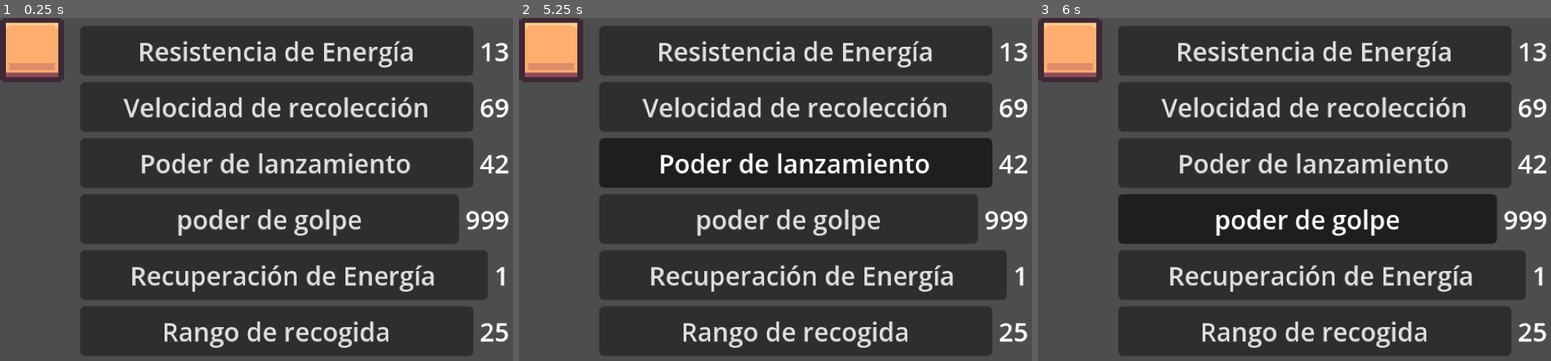
Above: before the commit, frames 1-3 (left to right).
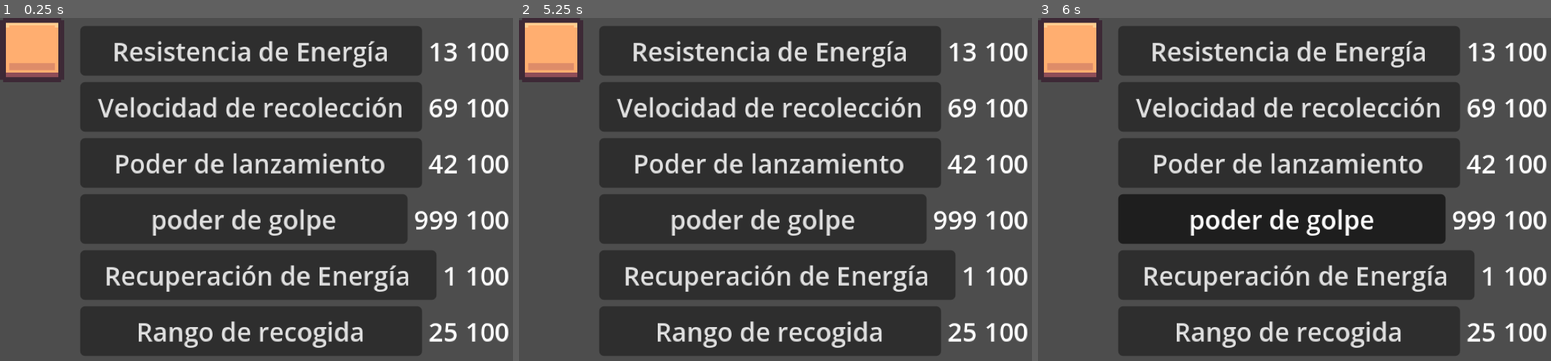
Above: after the commit, the same moments.

Repository: Alexoga9/Basura-Recolector
Game: Godot game, scene res://UI/Tienda/tienda_ui.tscn
The game is run twice, just before and just after one commit, with the same random seed, the same clock (stepped at 60 frames per second) and the same inputs. This scene is started directly instead of the project's main scene.
Inputs (mouse positions are in pixels of both pictures, inside the frame that each line leads up to):
- Up to frame 1 (0.25 s): no input
- Up to frame 2 (5.25 s): click "Resistencia de Energía" at 0.5 s; click "Velocidad de recolección" at 1.25 s; click "Poder de lanzamiento" at 2 s; click "poder de golpe" at 2.75 s; click "Recuperación de Energía" at 3.5 s; click "Rango de recogida" at 4.25 s; tap Enter at 5 s; move the mouse to (944, 172) at 5.02 s; hold D (derecha) from 5.03 s (still down); tap E (Recoger) at 5.1 s; click (944, 172) at 5.17 s
- Up to frame 3 (6 s): tap Space at 5.27, 5.75 s; release D (derecha) at 5.75 s; drag from (1217, 206) to (1304, 261) at 5.77 s

The runs differ from the first frame. In frame 1, 20% of the frame differs, in the area x 18-100%, y 2-99%; in frame 2, 21%; in frame 3, 20%.

Commit message:
Panel de tienda
Pues, me di cuenta que lo que habia hecho para la tienda en si no seria suficiente, asi que me puse a trabajar en como lo he hecho antes, completo, modular y sexy

Diff:
--- /dev/null
+++ b/Recursos/DatosHabilidades.gd
@@ -0,0 +1,7 @@
+class_name DatosHabilidades extends Resource
+
+@export var nombre: String
+@export_multiline("asda") var descripcion: String
+
+@export var precio: int
+@export var imagen: Texture2D
--- /dev/null
+++ b/UI/Tienda/mejoras de habilidades/mejora_resistencia.tres
@@ -0,0 +1,12 @@
+[gd_resource type="Resource" script_class="DatosHabilidades" format=3 uid="uid://dklrgm0gwnvn1"]
+
+[ext_resource type="Script" uid="uid://dxsan7lcfsr3y" path="res://Recursos/DatosHabilidades.gd" id="1_7673l"]
+[ext_resource type="Texture2D" uid="uid://e7kokadv3aib" path="res://Assets/icon.svg" id="1_cxbg5"]
+
+[resource]
+script = ExtResource("1_7673l")
+nombre = "Wanabi"
+descripcion = "Sircecosa xd"
+precio = 25
+imagen = ExtResource("1_cxbg5")
+metadata/_custom_type_script = "uid://dxsan7lcfsr3y"
--- /dev/null
+++ b/UI/Tienda/panel_tienda.gd
@@ -0,0 +1,29 @@
+extends Panel
+
+@onready var imagen = %imagen
+@onready var nombre = %nombre
+@onready var linea = %linea
+@onready var descripcion = %descripcion
+@onready var nivel = %nivel
+@onready var barra = %barra
+@onready var boton = %boton
+@onready var precio = %precio
+
+@export var mejora: DatosHabilidades
+
+
+# Called when the node enters the scene tree for the first time.
+func _ready():
+	settear_valores()
+
+
+# Called every frame. 'delta' is the elapsed time since the previous frame.
+func _process(delta):
+	pass
+
+
+func settear_valores():
+	imagen.texture = mejora.imagen
+	nombre.text = mejora.nombre
+	descripcion.text = mejora.descripcion
+	precio.text = str(mejora.precio)
--- /dev/null
+++ b/UI/Tienda/panel_tienda.tscn
@@ -0,0 +1,99 @@
+[gd_scene format=3 uid="uid://birp1rvjh205r"]
+
+[ext_resource type="Texture2D" uid="uid://e7kokadv3aib" path="res://Assets/icon.svg" id="1_4wk4c"]
+[ext_resource type="Script" uid="uid://chu2pujc70x6e" path="res://UI/Tienda/panel_tienda.gd" id="1_6k6d4"]
+[ext_resource type="Resource" uid="uid://dklrgm0gwnvn1" path="res://UI/Tienda/mejoras de habilidades/mejora_resistencia.tres" id="2_pgqec"]
+
+[sub_resource type="Theme" id="Theme_6k6d4"]
+
+[node name="Panel Tienda" type="Panel" unique_id=1967462824]
+anchors_preset = 15
+anchor_right = 1.0
+anchor_bottom = 1.0
+grow_horizontal = 2
+grow_vertical = 2
+theme = SubResource("Theme_6k6d4")
+script = ExtResource("1_6k6d4")
+mejora = ExtResource("2_pgqec")
+
+[node name="MarginContainer" type="MarginContainer" parent="." unique_id=658394005]
+layout_mode = 1
+anchors_preset = 15
+anchor_right = 1.0
+anchor_bottom = 1.0
+grow_horizontal = 2
+grow_vertical = 2
+theme_override_constants/margin_left = 20
+theme_override_constants/margin_right = 20
+
+[node name="HBoxContainer" type="HBoxContainer" parent="MarginContainer" unique_id=581737212]
+layout_mode = 2
+
+[node name="imagen" type="TextureRect" parent="MarginContainer/HBoxContainer" unique_id=1419358289]
+unique_name_in_owner = true
+layout_mode = 2
+size_flags_horizontal = 3
+texture = ExtResource("1_4wk4c")
+expand_mode = 4
+stretch_mode = 5
+
+[node name="Control" type="Control" parent="MarginContainer/HBoxContainer" unique_id=1890556930]
+layout_mode = 2
+size_flags_horizontal = 3
+size_flags_stretch_ratio = 3.58
+
+[node name="VBoxContainer" type="VBoxContainer" parent="MarginContainer/HBoxContainer/Control" unique_id=715673161]
+layout_mode = 1
+anchors_preset = 15
+anchor_right = 1.0
+anchor_bottom = 1.0
+grow_horizontal = 2
+grow_vertical = 2
+alignment = 1
+
+[node name="nombre" type="Label" parent="MarginContainer/HBoxContainer/Control/VBoxContainer" unique_id=124324113]
+unique_name_in_owner = true
+layout_mode = 2
+text = "Nombre"
+
+[node name="linea" type="ColorRect" parent="MarginContainer/HBoxContainer/Control/VBoxContainer" unique_id=209486722]
+unique_name_in_owner = true
+custom_minimum_size = Vector2(0, 1)
+layout_mode = 2
+
+[node name="descripcion" type="Label" parent="MarginContainer/HBoxContainer/Control/VBoxContainer" unique_id=1624348241]
+unique_name_in_owner = true
+layout_mode = 2
+text = "Descricion
+De texto
+Aqui"
+
+[node name="nivel" type="Label" parent="MarginContainer/HBoxContainer/Control/VBoxContainer" unique_id=1984587817]
+unique_name_in_owner = true
+layout_mode = 2
+text = "Nivel 1"
+horizontal_alignment = 2
+
+[node name="barra" type="ProgressBar" parent="MarginContainer/HBoxContainer/Control/VBoxContainer" unique_id=1135561093]
+unique_name_in_owner = true
+custom_minimum_size = Vector2(0, 20)
+layout_mode = 2
+step = 10.0
+value = 50.0
+show_percentage = false
+
+[node name="VBoxContainer" type="VBoxContainer" parent="MarginContainer/HBoxContainer" unique_id=2022160989]
+layout_mode = 2
+size_flags_vertical = 4
+
+[node name="precio" type="Label" parent="MarginContainer/HBoxContainer/VBoxContainer" unique_id=95191658]
+unique_name_in_owner = true
+layout_mode = 2
+text = "Nombre"
+
+[node name="boton" type="Button" parent="MarginContainer/HBoxContainer/VBoxContainer" unique_id=257881978]
+unique_name_in_owner = true
+layout_mode = 2
+size_flags_horizontal = 3
+size_flags_vertical = 4
+text = "Button"
--- a/UI/Tienda/tienda_ui.gd
+++ b/UI/Tienda/tienda_ui.gd
@@ -7,12 +7,23 @@
 @export var precio_recuperacion: int
 @export var precio_rango: int
 
-@onready var label_resistencia_de_energía = %"Label Resistencia de Energía"
-@onready var label_velocidad_de_recolección = %"Label Velocidad de recolección"
-@onready var label_poder_de_lanzamiento = %"Label Poder de lanzamiento"
-@onready var label_poder_de_golpe = %"Label Poder de golpe"
-@onready var label_recuperación_de_energía = %"Label Recuperación de Energía"
-@onready var label_rango_de_recogida = %"Label Rango de recogida"
+@onready var precio_resistencia_de_energía = %"Precio Resistencia de Energía"
+@onready var nivel_resistencia_de_energía_2 = %"Nivel Resistencia de Energía2"
+
+@onready var precio_velocidad_de_recolección = %"Precio Velocidad de recolección"
+@onready var nivel_velocidad_de_recolección_2 = %"Nivel Velocidad de recolección2"
+
+@onready var precio_poder_de_lanzamiento = %"Precio Poder de lanzamiento"
+@onready var nivel_poder_de_lanzamiento_2 = %"Nivel Poder de lanzamiento2"
+
+@onready var precio_poder_de_golpe = %"Precio Poder de golpe"
+@onready var nivel_poder_de_golpe_2 = %"Nivel Poder de golpe2"
+
+@onready var precio_recuperación_de_energía = %"Precio Recuperación de Energía"
+@onready var nivel_recuperación_de_energía_2 = %"Nivel Recuperación de Energía2"
+
+@onready var precio_rango_de_recogida = %"Precio Rango de recogida"
+@onready var nivel_rango_de_recogida_2 = %"Nivel Rango de recogida2"
 
 
 # Called when the node enters the scene tree for the first time.
@@ -21,21 +32,20 @@
 
 
 func settear_precios():
-	label_resistencia_de_energía.text = str(precio_resistencia)
-	label_velocidad_de_recolección.text = str(precio_velocidadRecogida)
-	label_poder_de_lanzamiento.text = str(precio_lanzamiento)
-	label_poder_de_golpe.text = str(precio_poderGolpe)
-	label_recuperación_de_energía.text = str(precio_recuperacion)
-	label_rango_de_recogida.text = str(precio_rango)
+	precio_resistencia_de_energía.text = str(precio_resistencia)
+	precio_velocidad_de_recolección.text = str(precio_velocidadRecogida)
+	precio_poder_de_lanzamiento.text = str(precio_lanzamiento)
+	precio_poder_de_golpe.text = str(precio_poderGolpe)
+	precio_recuperación_de_energía.text = str(precio_recuperacion)
+	precio_rango_de_recogida.text = str(precio_rango)
 
 
 func verificar_precio(precio:int):
-	Inventario.modify_wallet_value(precio)
-	precio *= 1.4
-	settear_precios()
+	var precio_actual: int
 	if Dinero.dinero >= precio:
 		Inventario.modify_wallet_value(precio)
-		precio *= 1.4
+		precio_actual = precio * 1.4
+		precio = precio_actual
 		settear_precios()
 
 
--- a/UI/Tienda/tienda_ui.tscn
+++ b/UI/Tienda/tienda_ui.tscn
@@ -41,7 +41,13 @@
 size_flags_vertical = 3
 text = "Resistencia de Energía"
 
-[node name="Label Resistencia de Energía" type="Label" parent="MarginContainer/VBoxContainer/HBoxContainer" unique_id=1862479907]
+[node name="Precio Resistencia de Energía" type="Label" parent="MarginContainer/VBoxContainer/HBoxContainer" unique_id=1862479907]
+unique_name_in_owner = true
+layout_mode = 2
+size_flags_horizontal = 4
+text = "100"
+
+[node name="Nivel Resistencia de Energía2" type="Label" parent="MarginContainer/VBoxContainer/HBoxContainer" unique_id=117695641]
 unique_name_in_owner = true
 layout_mode = 2
 size_flags_horizontal = 4
@@ -56,7 +62,13 @@
 size_flags_vertical = 3
 text = "Velocidad de recolección"
 
-[node name="Label Velocidad de recolección" type="Label" parent="MarginContainer/VBoxContainer/HBoxContainer2" unique_id=1206821139]
+[node name="Precio Velocidad de recolección" type="Label" parent="MarginContainer/VBoxContainer/HBoxContainer2" unique_id=1206821139]
+unique_name_in_owner = true
+layout_mode = 2
+size_flags_horizontal = 4
+text = "100"
+
+[node name="Nivel Velocidad de recolección2" type="Label" parent="MarginContainer/VBoxContainer/HBoxContainer2" unique_id=1366044088]
 unique_name_in_owner = true
 layout_mode = 2
 size_flags_horizontal = 4
@@ -71,7 +83,13 @@
 size_flags_vertical = 3
 text = "Poder de lanzamiento"
 
-[node name="Label Poder de lanzamiento" type="Label" parent="MarginContainer/VBoxContainer/HBoxContainer3" unique_id=486576024]
+[node name="Precio Poder de lanzamiento" type="Label" parent="MarginContainer/VBoxContainer/HBoxContainer3" unique_id=486576024]
+unique_name_in_owner = true
+layout_mode = 2
+size_flags_horizontal = 4
+text = "100"
+
+[node name="Nivel Poder de lanzamiento2" type="Label" parent="MarginContainer/VBoxContainer/HBoxContainer3" unique_id=440595614]
 unique_name_in_owner = true
 layout_mode = 2
 size_flags_horizontal = 4
@@ -86,7 +104,13 @@
 size_flags_vertical = 3
 text = "poder de golpe"
 
-[node name="Label Poder de golpe" type="Label" parent="MarginContainer/VBoxContainer/HBoxContainer4" unique_id=1091890163]
+[node name="Precio Poder de golpe" type="Label" parent="MarginContainer/VBoxContainer/HBoxContainer4" unique_id=1091890163]
+unique_name_in_owner = true
+layout_mode = 2
+size_flags_horizontal = 4
+text = "100"
+
+[node name="Nivel Poder de golpe2" type="Label" parent="MarginContainer/VBoxContainer/HBoxContainer4" unique_id=235597623]
 unique_name_in_owner = true
 layout_mode = 2
 size_flags_horizontal = 4
@@ -101,7 +125,13 @@
 size_flags_vertical = 3
 text = "Recuperación de Energía"
 
-[node name="Label Recuperación de Energía" type="Label" parent="MarginContainer/VBoxContainer/HBoxContainer5" unique_id=1267596939]
+[node name="Precio Recuperación de Energía" type="Label" parent="MarginContainer/VBoxContainer/HBoxContainer5" unique_id=1267596939]
+unique_name_in_owner = true
+layout_mode = 2
+size_flags_horizontal = 4
+text = "100"
+
+[node name="Nivel Recuperación de Energía2" type="Label" parent="MarginContainer/VBoxContainer/HBoxContainer5" unique_id=1639446959]
 unique_name_in_owner = true
 layout_mode = 2
 size_flags_horizontal = 4
@@ -116,7 +146,13 @@
 size_flags_vertical = 3
 text = "Rango de recogida"
 
-[node name="Label Rango de recogida" type="Label" parent="MarginContainer/VBoxContainer/HBoxContainer6" unique_id=1019759324]
+[node name="Precio Rango de recogida" type="Label" parent="MarginContainer/VBoxContainer/HBoxContainer6" unique_id=1019759324]
+unique_name_in_owner = true
+layout_mode = 2
+size_flags_horizontal = 4
+text = "100"
+
+[node name="Nivel Rango de recogida2" type="Label" parent="MarginContainer/VBoxContainer/HBoxContainer6" unique_id=502449213]
 unique_name_in_owner = true
 layout_mode = 2
 size_flags_horizontal = 4
Not shown, added: Recursos/DatosHabilidades.gd.uid
Not shown, added: UI/Tienda/panel_tienda.gd.uid
